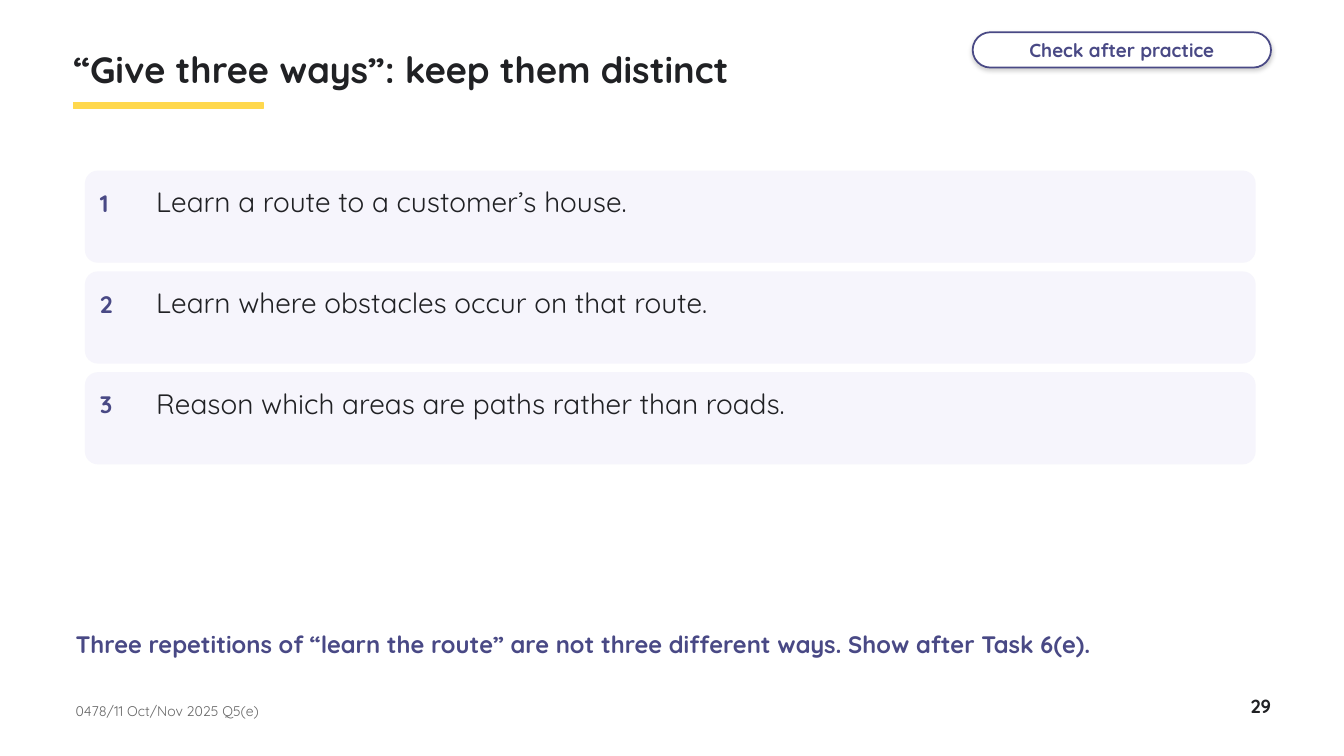
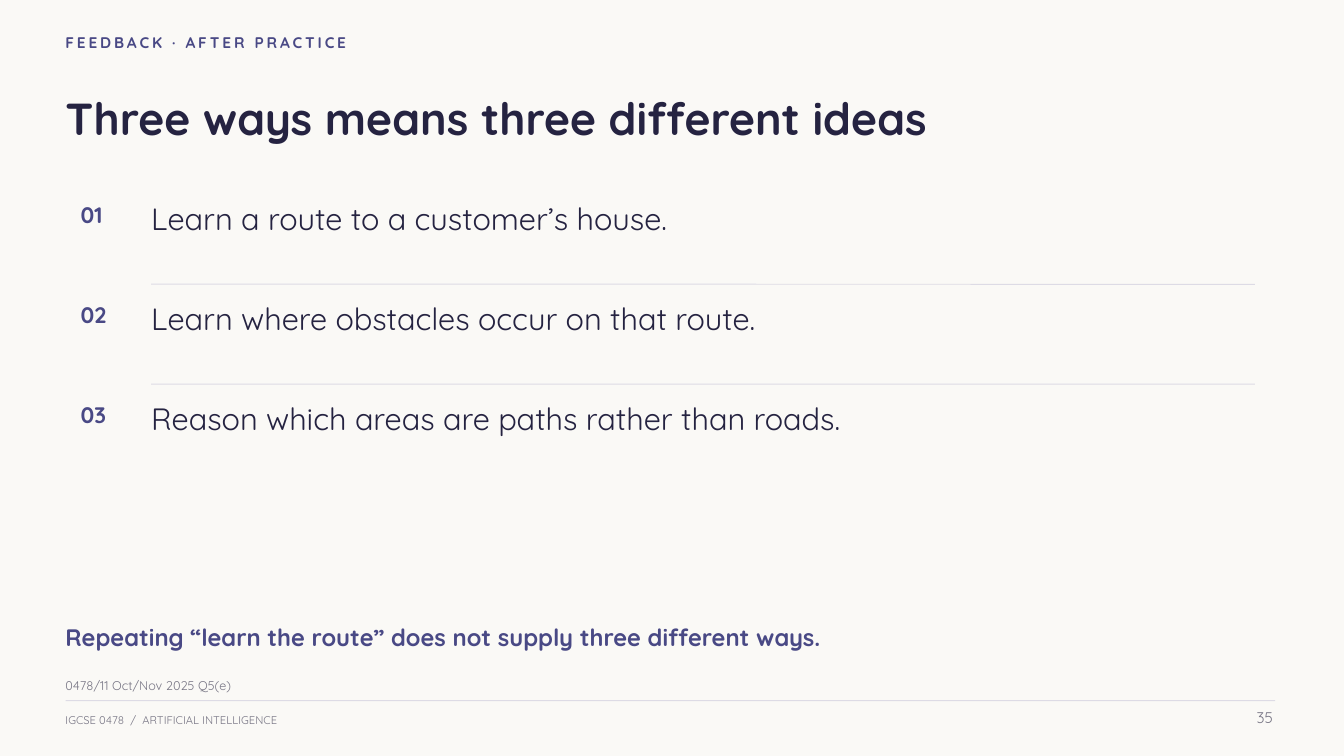
Before and after one commit to myk-sh/cs-lessons, a slide deck: slide 35 of 0478 P1/Artificial Intelligence/IGCSE_0478_Lesson_-_Artificial_Intelligence.pptx (slide 29 before the commit). Drawn at 1344x756 pixels with LibreOffice and Linux fonts; fonts in the diff are those of the drawing. Boxes give left, top, right and bottom in pixels: in the first picture for what was removed or moved away, otherwise in the second. Text is boxed around its words. In the diff, an @@ line names an element or a change of style, - is before the commit and + after.

Commit message:
Teach AI concepts before exam practice and redesign lesson visuals

```diff
--- a/0478 P1/Artificial Intelligence/IGCSE_0478_Lesson_-_Artificial_Intelligence.pptx
+++ b/0478 P1/Artificial Intelligence/IGCSE_0478_Lesson_-_Artificial_Intelligence.pptx
@@ background #FFFFFF to #FAF9F6 @@
@@ text added at (65,37,346,48), 11 pt, text #494985, bold @@
+FEEDBACK · AFTER PRACTICE
@@ text removed at (74,56,729,91) @@
-“Give three ways”: keep them distinct
@@ rounded rectangle removed at (973,32,1271,68) @@
-Check after practice
@@ text added at (65,102,927,144), 32 pt, text #252341, bold @@
+Three ways means three different ideas
@@ rectangle removed at (74,103,263,109) @@
@@ rounded rectangle removed at (86,171,1255,262) @@
@@ text added at (81,207,103,223), 16 pt, text #494985, bold @@
+01
@@ text removed at (100,195,109,212) @@
-1
@@ size 20 to 22 pt, text colour #202124 to #252341; less space between paragraphs in 3 elements at (151,407,840,436), (151,307,755,331), (151,207,667,231) @@
@@ text "Learn a route to a ...": place and size @@
-text "Learn a route to a ..." at (156,191,626,213)
+text "Learn a route to a ..." at (151,207,667,231)
@@ rounded rectangle removed at (86,272,1255,363) @@
@@ text removed at (100,296,113,313) @@
-2
@@ line added from (151, 284) to (1255, 284), #DDDBE5 0.7 pt @@
@@ text added at (81,307,107,323), 16 pt, text #494985, bold @@
+02
@@ text "Learn where obstacles occur on ...": place and size @@
-text "Learn where obstacles occur on ..." at (156,292,707,314)
+text "Learn where obstacles occur on ..." at (151,307,755,331)
@@ rounded rectangle removed at (86,373,1255,464) @@
@@ line added from (151, 384) to (1255, 384), #DDDBE5 0.7 pt @@
@@ text added at (81,407,106,423), 16 pt, text #494985, bold @@
+03
@@ text removed at (100,396,112,413) @@
-3
@@ text "Reason which areas are paths ...": place and size @@
-text "Reason which areas are paths ..." at (156,393,785,420)
+text "Reason which areas are paths ..." at (151,407,840,436)
@@ text at (65,628,820,651): text changed @@
-Three repetitions of “learn the route” are not three different ways. Show after Task 6(e).
+Repeating “learn the route” does not supply three different ways.
@@ text "0478/11 Oct/Nov 2025 Q5(e)": place and size @@
-text "0478/11 Oct/Nov 2025 Q5(e)" at (76,705,259,719)
+text "0478/11 Oct/Nov 2025 Q5(e)" at (65,680,231,692)
@@ text "0478/11 Oct/Nov 2025 Q5(e)" at (65,680,231,692): size 10 to 9 pt, text colour #666666 to #777584; less space between paragraphs @@
@@ text added at (65,716,277,724), 8 pt, text #777584 @@
+IGCSE 0478 / ARTIFICIAL INTELLIGENCE
@@ line added from (66, 701) to (1275, 701), #DDDBE5 0.7 pt @@
@@ text removed at (1251,699,1271,713) @@
-29
@@ text added at (1257,712,1273,723), 11 pt, text #777584 @@
+35
```
Also in this commit, not shown: 7 other slides changed, 33 slides added, 25 slides removed, 20 other files.
